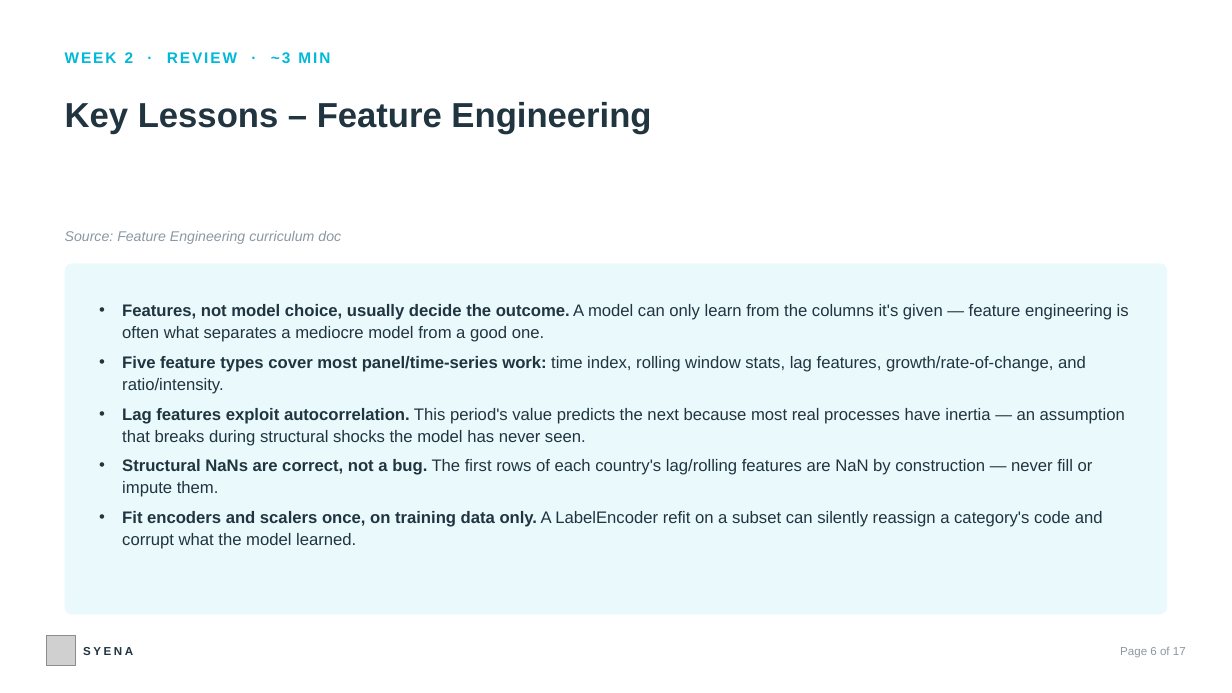
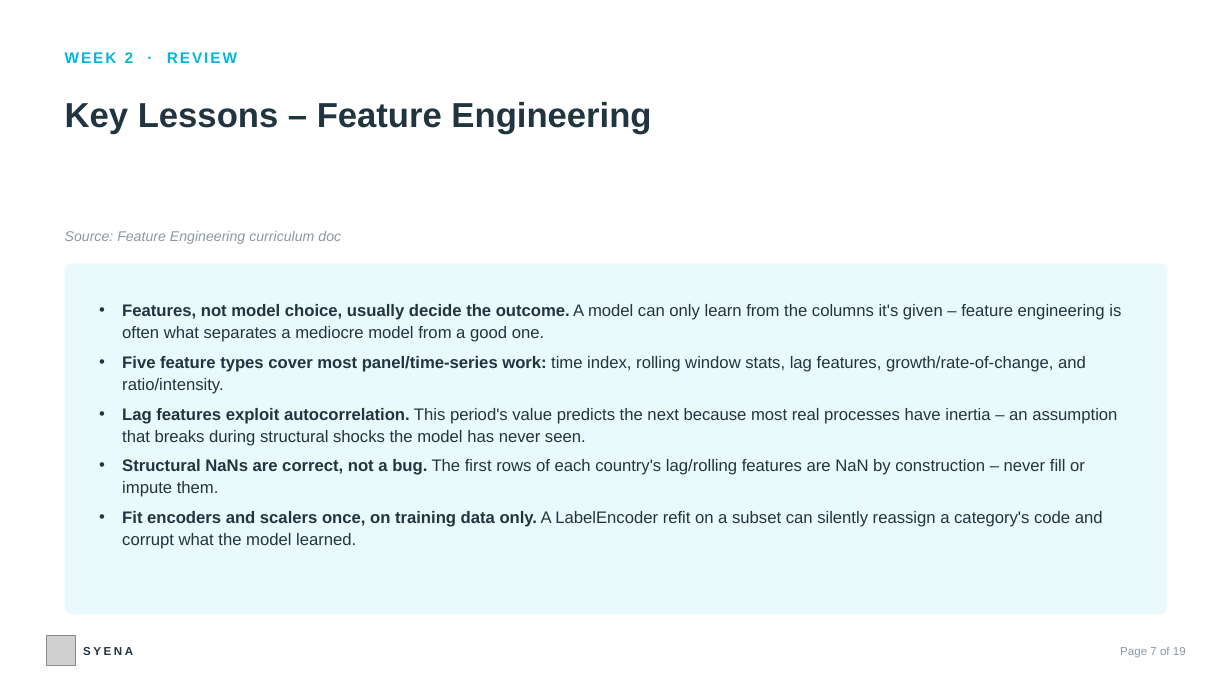
Before and after one commit to sauparnasarkar/climate-emissions-analysis-project, a slide deck: slide 7 of climate-dashboard-react/public/GHG_Internship_Review_QA_Deck.pptx (slide 6 before the commit). Drawn at 1232x693 pixels with LibreOffice and Linux fonts; fonts in the diff are those of the drawing; grey boxes stand for pictures. Boxes give left, top, right and bottom in pixels: in the first picture for what was removed or moved away, otherwise in the second. Text is boxed around its words. In the diff, an @@ line names an element or a change of style, - is before the commit and + after.

```diff
--- a/climate-dashboard-react/public/GHG_Internship_Review_QA_Deck.pptx
+++ b/climate-dashboard-react/public/GHG_Internship_Review_QA_Deck.pptx
@@ text at box(65, 52, 237, 63): text changed @@
-WEEK 2 · REVIEW · ~3 MIN
+WEEK 2 · REVIEW
@@ text in rounded rectangle at box(122, 304, 1121, 342): text changed @@
-• Features, not model choice, usually decide the outcome. A model can only learn from the columns it's given — feature engineering is often what separates a mediocre model from a good one.
+• Features, not model choice, usually decide the outcome. A model can only learn from the columns it's given – feature engineering is often what separates a mediocre model from a good one.
@@ text in rounded rectangle at box(122, 408, 1117, 497): text changed @@
-• Lag features exploit autocorrelation. This period's value predicts the next because most real processes have inertia — an assumption that breaks during structural shocks the model has never seen.
-• Structural NaNs are correct, not a bug. The first rows of each country's lag/rolling features are NaN by construction — never fill or impute them.
+• Lag features exploit autocorrelation. This period's value predicts the next because most real processes have inertia – an assumption that breaks during structural shocks the model has never seen.
+• Structural NaNs are correct, not a bug. The first rows of each country's lag/rolling features are NaN by construction – never fill or impute them.
@@ text at box(1120, 647, 1186, 658): text changed @@
-Page 6 of 17
+Page 7 of 19
```
Also in this commit, not shown: 16 other slides changed, 2 slides added.
